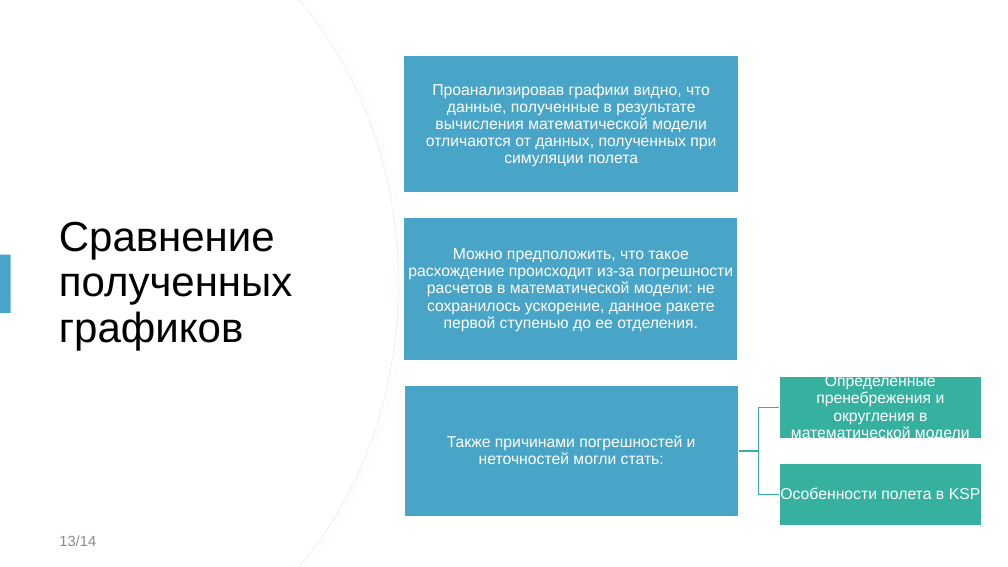
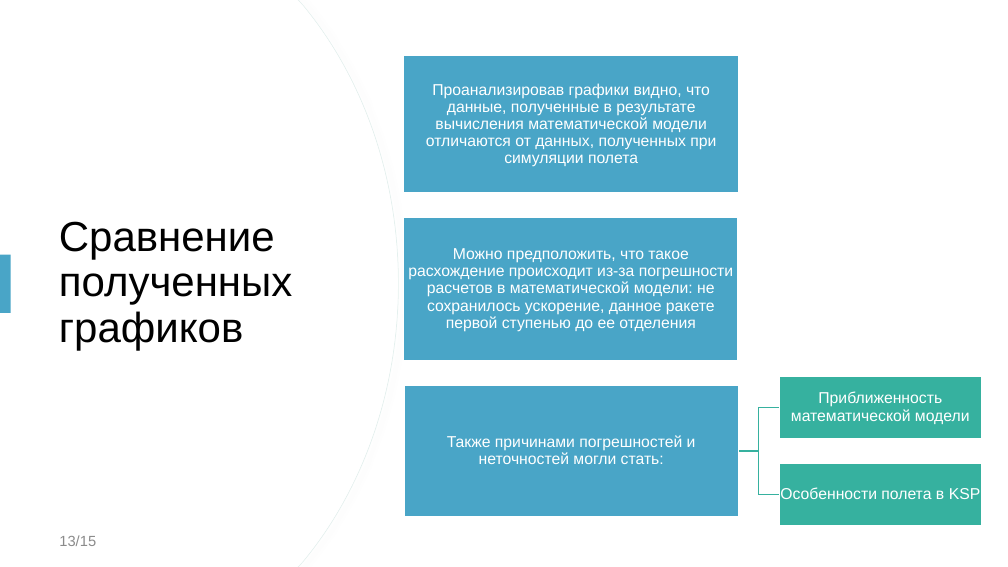
Before and after one commit to d-asv-b/varkt, a slide deck: slide 13 of Reports/Presentation.pptx. Drawn at 1008x567 pixels with LibreOffice and Linux fonts; fonts in the diff are those of the drawing. Boxes give left, top, right and bottom in pixels: in the first picture for what was removed or moved away, otherwise in the second. Text is boxed around its words. In the diff, an @@ line names an element or a change of style, - is before the commit and + after.

```diff
--- a/Reports/Presentation.pptx
+++ b/Reports/Presentation.pptx
@@ text at (408, 248, 733, 332): text changed @@
-Можно предположить, что такое расхождение происходит из-за погрешности расчетов в математической модели: не сохранилось ускорение, данное ракете первой ступенью до ее отделения.
+Можно предположить, что такое расхождение происходит из-за погрешности расчетов в математической модели: не сохранилось ускорение, данное ракете первой ступенью до ее отделения
@@ text at (791, 391, 970, 424): text changed @@
-Определенные пренебрежения и округления в математической модели
+Приближенность математической модели
@@ page number at (59, 535, 96, 546): text changed @@
-13/14
+13/15
```
Also in this commit, not shown: 7 other slides changed, 1 other file.
